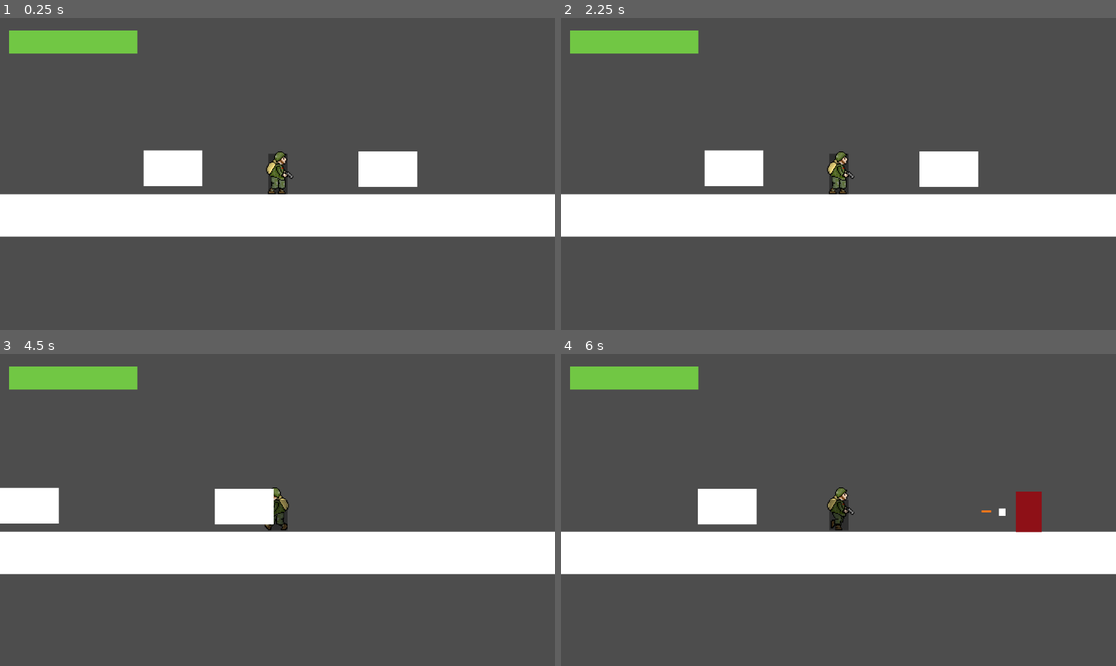
Above: before the commit, frames 1-4 (two rows, left to right).
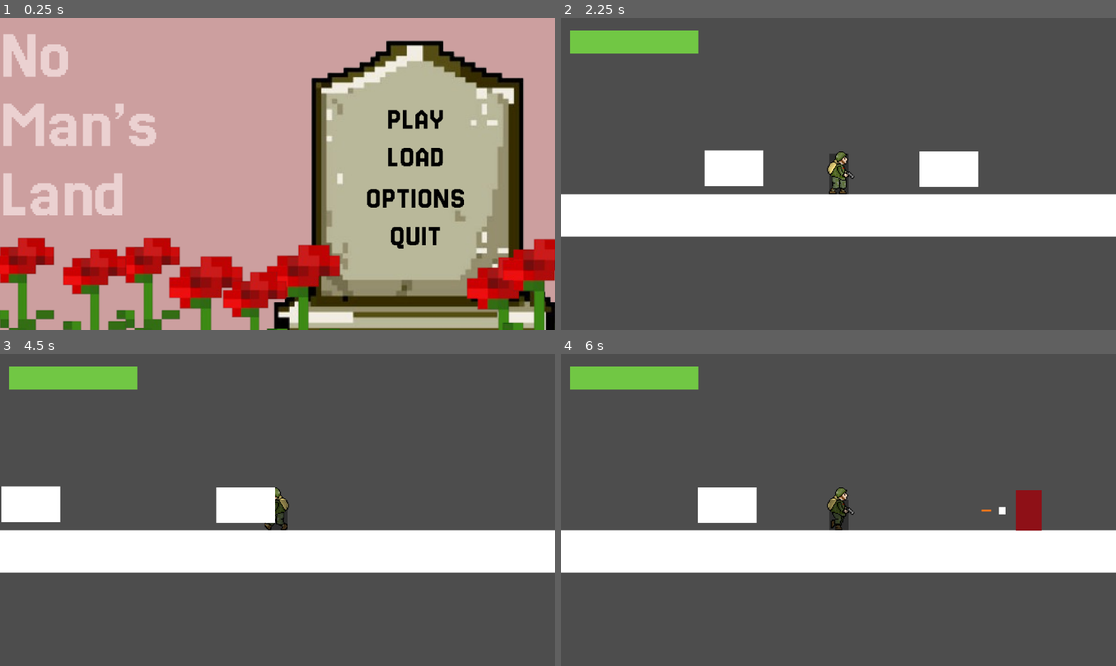
Above: after the commit, the same moments.

Repository: hstone-cell/Haden-Digitech-2026
Game: Godot game, scene res://Scenes/main_menu.tscn
Same seed, same stepped clock (60 frames per second), same inputs: the game is played once before the commit and once after it. Before the commit the project starts from res://Scenes/level.tscn.
Inputs (mouse positions are in pixels of both pictures, inside the frame that each line leads up to):
- Up to frame 1 (0.25 s): no input
- Up to frame 2 (2.25 s): click (977, 155) at 0.52 s; click (977, 198) at 1.27 s; click (977, 120) at 2.02 s
- Up to frame 3 (4.5 s): tap Enter at 2.75 s; hold C (ui_crouch) 2.78-3.53 s; hold Right (ui_right) 2.78-4.28 s; tap Up (ui_up) at 3.02, 3.77 s; tap C (ui_crouch) at 3.6 s; hold Left (ui_left) from 4.28 s (still down); hold C (ui_crouch) from 4.28 s (still down)
- Up to frame 4 (6 s): release Left (ui_left) at 5.03 s; release C (ui_crouch) at 5.03 s; hold Right (ui_right) from 5.03 s (still down); tap C (ui_crouch) at 5.1 s; tap Up (ui_up) at 5.27 s; hold C (ui_crouch) from 5.78 s (still down)

The runs differ from the first frame. In frame 1, 100% of the frame differs, in the area x 0-100%, y 0-100%; in frame 2, nothing differs; in frame 3, 1.7%; in frame 4, 1.5%.

Commit message:
Main menu

Diff:
--- a/no-man's-land/Scenes/level.tscn
+++ b/no-man's-land/Scenes/level.tscn
@@ -50,9 +50,9 @@
 offset_bottom = 74.0
 theme_override_styles/background = SubResource("StyleBoxFlat_6phgx")
 theme_override_styles/fill = SubResource("StyleBoxFlat_81xng")
-max_value = 5.0
+max_value = 10.0
 step = 1.0
-value = 5.0
+value = 10.0
 show_percentage = false
 
 [node name="Area2D" parent="." unique_id=521522661 instance=ExtResource("4_81xng")]
--- /dev/null
+++ b/no-man's-land/Scenes/main_menu.gd
@@ -0,0 +1,17 @@
+extends Control
+
+
+func _ready():
+	Input.mouse_mode = Input.MOUSE_MODE_VISIBLE
+
+
+func _on_play_button_pressed() -> void:
+	get_tree().change_scene_to_file("res://Scenes/level.tscn")
+
+
+func _on_options_button_pressed() -> void:
+	print("Options button pressed")
+
+
+func _on_quit_button_pressed() -> void:
+	get_tree().quit()
--- /dev/null
+++ b/no-man's-land/Scenes/main_menu.tscn
@@ -0,0 +1,102 @@
+[gd_scene format=3 uid="uid://6dnq61oibg3y"]
+
+[ext_resource type="Texture2D" uid="uid://urotxrws788c" path="res://Assets/main_menu_design.png" id="1_28flt"]
+[ext_resource type="Script" uid="uid://ce0cwynppjdss" path="res://Scenes/main_menu.gd" id="1_48xlc"]
+
+[sub_resource type="StyleBoxFlat" id="StyleBoxFlat_1ehe0"]
+bg_color = Color(0.6, 0.6, 0.6, 0)
+
+[sub_resource type="StyleBoxFlat" id="StyleBoxFlat_vr1f0"]
+bg_color = Color(0.6, 0.6, 0.6, 0)
+
+[sub_resource type="StyleBoxFlat" id="StyleBoxFlat_48xlc"]
+bg_color = Color(0.6, 0.6, 0.6, 0)
+
+[sub_resource type="StyleBoxFlat" id="StyleBoxFlat_ce3w2"]
+bg_color = Color(0.6, 0.6, 0.6, 0)
+
+[sub_resource type="StyleBoxFlat" id="StyleBoxFlat_t1dhk"]
+bg_color = Color(0.6, 0.6, 0.6, 0)
+
+[sub_resource type="StyleBoxFlat" id="StyleBoxFlat_cp0ys"]
+bg_color = Color(0.6, 0.6, 0.6, 0)
+
+[sub_resource type="StyleBoxFlat" id="StyleBoxFlat_n45e2"]
+bg_color = Color(0.6, 0.6, 0.6, 0)
+
+[sub_resource type="StyleBoxFlat" id="StyleBoxFlat_5egv6"]
+bg_color = Color(0.6, 0.6, 0.6, 0)
+
+[sub_resource type="StyleBoxFlat" id="StyleBoxFlat_yhxw7"]
+bg_color = Color(0.6, 0.6, 0.6, 0)
+
+[sub_resource type="StyleBoxFlat" id="StyleBoxFlat_opfnp"]
+bg_color = Color(0.6, 0.6, 0.6, 0)
+
+[sub_resource type="StyleBoxFlat" id="StyleBoxFlat_trj04"]
+bg_color = Color(0.6, 0.6, 0.6, 0)
+
+[sub_resource type="StyleBoxFlat" id="StyleBoxFlat_16hvj"]
+bg_color = Color(0.6, 0.6, 0.6, 0)
+
+[node name="Control" type="Control" unique_id=2018218984]
+layout_mode = 3
+anchors_preset = 15
+anchor_right = 1.0
+anchor_bottom = 1.0
+offset_right = 131.0
+offset_bottom = 71.0
+grow_horizontal = 2
+grow_vertical = 2
+script = ExtResource("1_48xlc")
+
+[node name="TextureRect" type="TextureRect" parent="." unique_id=427430251]
+layout_mode = 0
+offset_right = 1156.0
+offset_bottom = 649.0
+texture = ExtResource("1_28flt")
+expand_mode = 1
+
+[node name="play" type="Button" parent="." unique_id=613340555]
+layout_mode = 0
+offset_left = 800.0
+offset_top = 190.0
+offset_right = 925.0
+offset_bottom = 235.0
+theme_override_styles/normal = SubResource("StyleBoxFlat_1ehe0")
+theme_override_styles/pressed = SubResource("StyleBoxFlat_vr1f0")
+theme_override_styles/hover = SubResource("StyleBoxFlat_48xlc")
+
+[node name="load" type="Button" parent="." unique_id=1542451137]
+layout_mode = 0
+offset_left = 804.0
+offset_top = 266.0
+offset_right = 920.0
+offset_bottom = 309.0
+theme_override_styles/normal = SubResource("StyleBoxFlat_ce3w2")
+theme_override_styles/pressed = SubResource("StyleBoxFlat_t1dhk")
+theme_override_styles/hover = SubResource("StyleBoxFlat_cp0ys")
+
+[node name="options" type="Button" parent="." unique_id=469914116]
+layout_mode = 0
+offset_left = 758.0
+offset_top = 353.0
+offset_right = 969.0
+offset_bottom = 398.0
+theme_override_styles/normal = SubResource("StyleBoxFlat_n45e2")
+theme_override_styles/pressed = SubResource("StyleBoxFlat_5egv6")
+theme_override_styles/hover = SubResource("StyleBoxFlat_yhxw7")
+
+[node name="quit" type="Button" parent="." unique_id=433605436]
+layout_mode = 0
+offset_left = 810.0
+offset_top = 437.0
+offset_right = 913.0
+offset_bottom = 481.0
+theme_override_styles/normal = SubResource("StyleBoxFlat_opfnp")
+theme_override_styles/pressed = SubResource("StyleBoxFlat_trj04")
+theme_override_styles/hover = SubResource("StyleBoxFlat_16hvj")
+
+[connection signal="pressed" from="play" to="." method="_on_play_button_pressed"]
+[connection signal="pressed" from="options" to="." method="_on_options_button_pressed"]
+[connection signal="pressed" from="quit" to="." method="_on_quit_button_pressed"]
--- a/no-man's-land/Scripts/bullet.gd
+++ b/no-man's-land/Scripts/bullet.gd
@@ -5,9 +5,8 @@
 var firing_origin: CharacterBody2D
 var damage: int = 1
 
-
+func _ready():
 # Called when the node enters the scene tree for the first time.
-func _ready() -> void:
 	pass # Replace with function body.
 
 
@@ -15,6 +14,7 @@
 func _process(delta: float) -> void:
 	position += transform.x * speed * delta
 	global_transform.basis_xform(Vector2.RIGHT)
+
 
 func _damage_player(body: Node2D) -> void:
 	if body.is_in_group("player") and not body == firing_origin:
--- a/no-man's-land/Scripts/player.gd
+++ b/no-man's-land/Scripts/player.gd
@@ -26,12 +26,10 @@
 
 
 func _physics_process(delta: float) -> void:
-	# Add the gravity.
 	if not is_on_floor():
 		velocity += get_gravity() * delta
 
 
-	# Handle jump.
 	if Input.is_action_just_pressed("ui_up") and is_on_floor():
 		velocity.y = JUMP_VELOCITY
 
@@ -50,7 +48,7 @@
 		if torso.animation != "torso-idle":
 			torso.play("torso-idle")
 
-	if Input.is_action_pressed("ui_crouch"):
+	if Input.is_action_pressed("ui_crouch") and is_on_floor():
 		crouch.disabled = false
 		stand.disabled = true
 		velocity.x = direction * SPEED/2
@@ -62,7 +60,6 @@
 		stand.disabled = false
 		stand_visuals.color = 100
 		crouch_visuals.color = 0
-
 
 	if Input.is_action_pressed("ui_shoot") and can_shoot:
 		_shoot()
--- a/no-man's-land/project.godot
+++ b/no-man's-land/project.godot
@@ -11,7 +11,7 @@
 [application]
 
 config/name="No-Man's-Land"
-run/main_scene="uid://ducughbd48sif"
+run/main_scene="uid://6dnq61oibg3y"
 config/features=PackedStringArray("4.6", "Forward Plus")
 config/icon="res://icon.svg"
 
Binary file added: no-man's-land/Assets/main_menu_design.png
Not shown, added: no-man's-land/Assets/main_menu_design.png.import
Not shown: 1 places in no-man's-land/Scenes/bullet.tscn that only renumber resources
Not shown, added: no-man's-land/Scenes/main_menu.gd.uid
